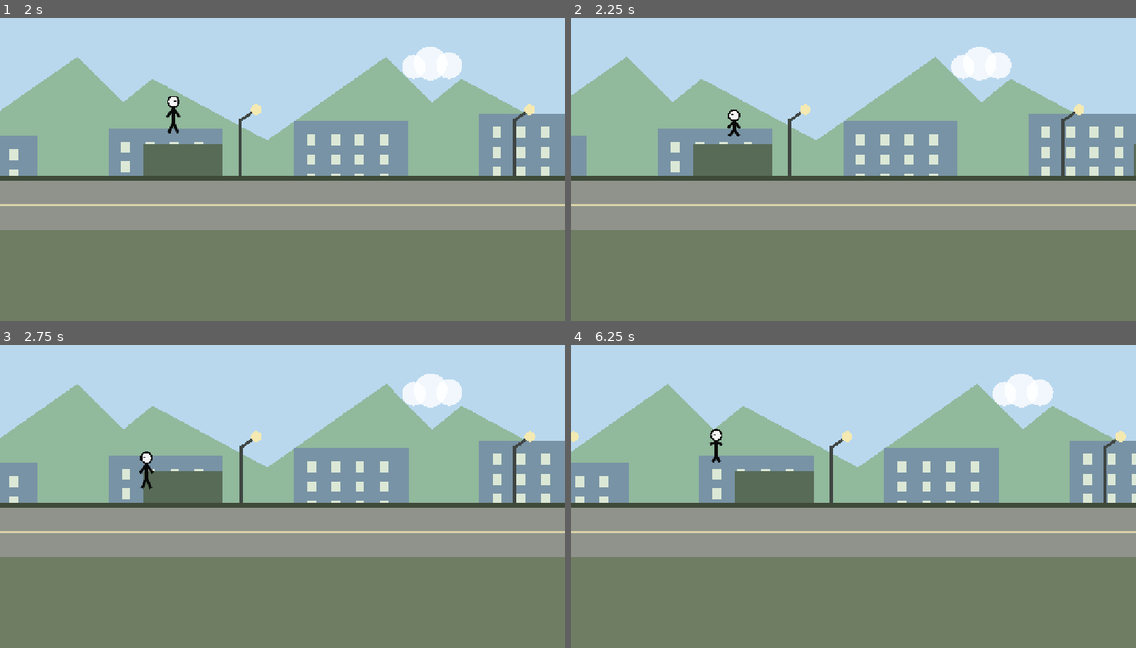
Above: before the commit, frames 1-4 (two rows, left to right).
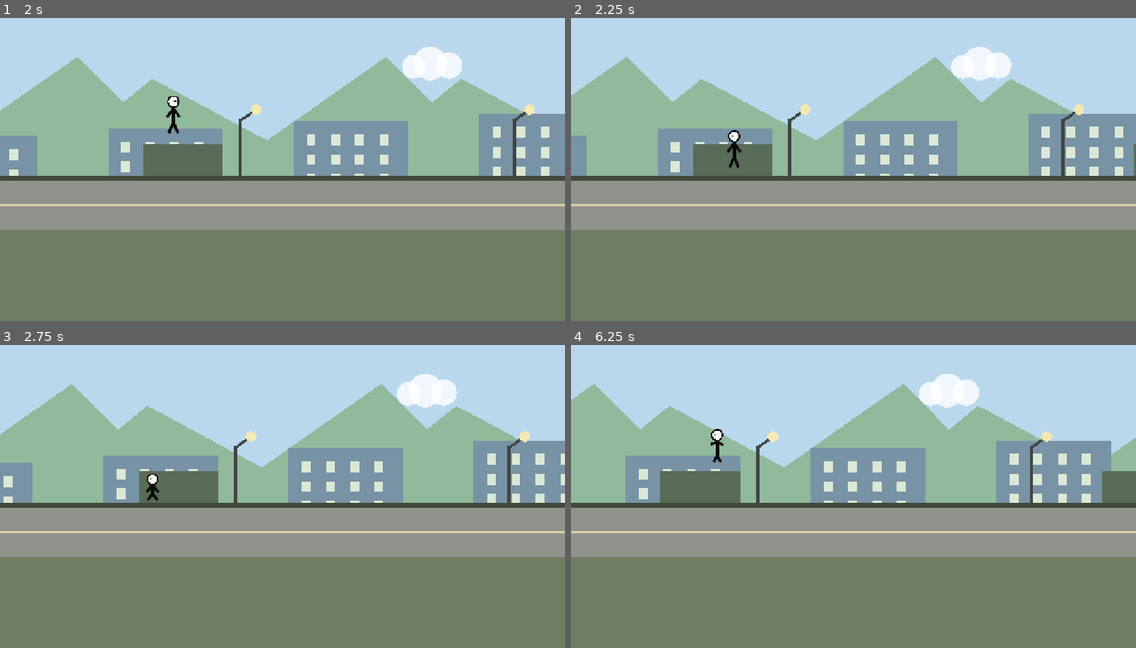
Above: after the commit, the same moments.

Repository: zamuuk13-sketch/TRY-HACKING-ME-NEW-
Game: Godot game, scene res://scenes/main.tscn
Same seed, same stepped clock (60 frames per second), same inputs: the game is played once before the commit and once after it.
Inputs:
- Up to frame 1 (2 s): tap Enter at 0.5 s; hold C (crouch) 0.53-1.28 s; hold D (move_right) from 0.53 s (still down); tap Space (jump) at 0.77, 1.52 s; tap Shift at 1.35 s
- Up to frame 2 (2.25 s): release D (move_right) at 2.03 s; hold A (move_left) from 2.03 s (still down); hold C (crouch) from 2.03 s (still down)
- Up to frame 3 (2.75 s): keep holding A (move_left); keep holding C (crouch)
- Up to frame 4 (6.25 s): release A (move_left) at 2.78 s; release C (crouch) at 2.78 s; hold D (move_right) 2.78-4.28 s; tap Shift at 2.85, 4.35, 5.85 s; tap Space (jump) at 3.02, 3.77, 4.52, 6.02 s; hold C (crouch) 3.53-4.28 s; hold A (move_left) 4.28-5.03 s; hold D (move_right) 5.03-5.78 s; hold C (crouch) 5.03-5.78 s; hold A (move_left) from 5.78 s (still down)

Frame 1 is identical in both runs. In frame 2, 0.3% of the frame differs, in the area x 27-31%, y 30-50%; in frame 3, 4.7%; in frame 4, 23%, in the area x 0-100%, y 9-53%.

Commit message:
fix: replace platforms with Level 01 street pole and exit trigger

Diff:
--- a/scenes/main.tscn
+++ b/scenes/main.tscn
@@ -7,14 +7,11 @@
 [sub_resource type="RectangleShape2D" id="Rectangle_floor"]
 size = Vector2(10000, 80)
 
-[sub_resource type="RectangleShape2D" id="Rectangle_platform"]
-size = Vector2(300, 28)
+[sub_resource type="RectangleShape2D" id="Rectangle_pole"]
+size = Vector2(34, 118)
 
-[sub_resource type="RectangleShape2D" id="Rectangle_platform2"]
-size = Vector2(240, 28)
-
-[sub_resource type="RectangleShape2D" id="Rectangle_platform3"]
-size = Vector2(180, 28)
+[sub_resource type="RectangleShape2D" id="Rectangle_exit"]
+size = Vector2(20, 160)
 
 [node name="Game" type="Node2D"]
 script = ExtResource("1_main")
@@ -28,23 +25,26 @@
 [node name="CollisionShape2D" type="CollisionShape2D" parent="World/Ground"]
 shape = SubResource("Rectangle_floor")
 
-[node name="Platform_A" type="StaticBody2D" parent="World"]
-position = Vector2(720, 320)
+[node name="Level01" type="Node2D" parent="World"]
 
-[node name="CollisionShape2D" type="CollisionShape2D" parent="World/Platform_A"]
-shape = SubResource("Rectangle_platform")
+[node name="Environment" type="Node2D" parent="World/Level01"]
 
-[node name="Platform_B" type="StaticBody2D" parent="World"]
-position = Vector2(1250, 260)
+[node name="StreetPole_07" type="StaticBody2D" parent="World/Level01/Environment"]
+position = Vector2(900, 330)
+metadata/runtime_path = "World.Level01.Environment.StreetPole_07"
+metadata/description = "Poste de rua que bloqueia fisicamente o caminho no Level 01. Deve ser manipulado pelo runtime Python para permitir a passagem."
 
-[node name="CollisionShape2D" type="CollisionShape2D" parent="World/Platform_B"]
-shape = SubResource("Rectangle_platform2")
+[node name="CollisionShape2D" type="CollisionShape2D" parent="World/Level01/Environment/StreetPole_07"]
+shape = SubResource("Rectangle_pole")
 
-[node name="Platform_C" type="StaticBody2D" parent="World"]
-position = Vector2(1700, 350)
+[node name="Level01Exit" type="Area2D" parent="World/Level01"]
+position = Vector2(965, 350)
+monitoring = true
+metadata/runtime_path = "World.Level01.Level01Exit"
+metadata/description = "Zona de conclusão do Level 01. Só ativa a transição depois que o StreetPole_07 deixar de bloquear o caminho."
 
-[node name="CollisionShape2D" type="CollisionShape2D" parent="World/Platform_C"]
-shape = SubResource("Rectangle_platform3")
+[node name="CollisionShape2D" type="CollisionShape2D" parent="World/Level01/Level01Exit"]
+shape = SubResource("Rectangle_exit")
 
 [node name="Player" parent="." instance=ExtResource("2_player")]
 position = Vector2(300, 340)
@@ -60,5 +60,11 @@
 
 [node name="UI" type="CanvasLayer" parent="."]
 
+[node name="Fade" type="ColorRect" parent="UI"]
+offset_right = 1280.0
+offset_bottom = 720.0
+mouse_filter = 2
+color = Color(0, 0, 0, 0)
+
 [node name="Terminal" type="Control" parent="UI"]
 visible = false
Not shown: 1 places in scenes/main.tscn that only renumber resources
